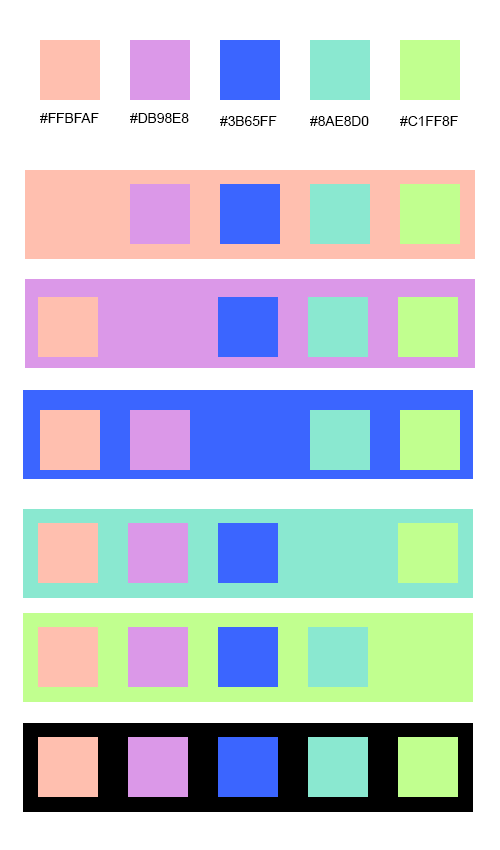
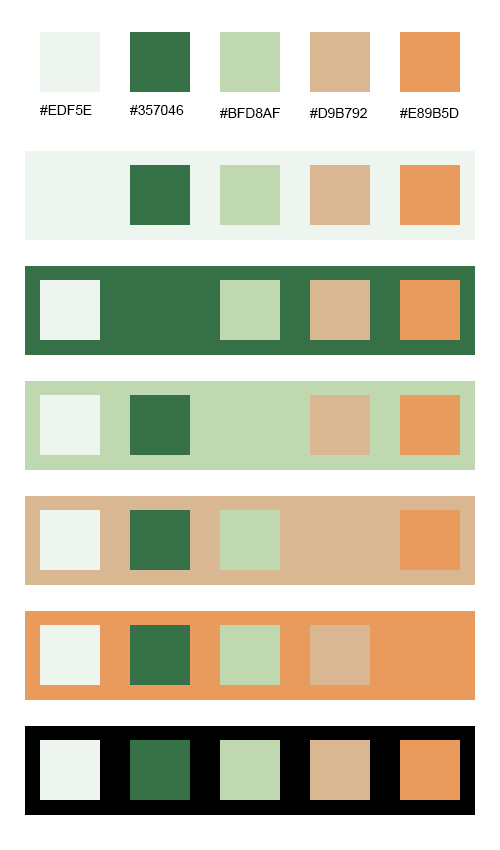
Before/after of a 500 × 850 layered artwork. What changed in the layer stack:
added group "Group 1" with 53 layers above "Background" over 25, 32, 475, 815
added group "Row 1 copy 6" with 6 layers in group "Group 1" over 25, 726, 475, 815
removed layer "Background 2" from group "Row 2" over 25, 170, 475, 259
removed group "Row 3" (6 layers) over 25, 279, 475, 368
added layer "Background" (1st of 7, in "Group 1" › "Row 1 copy 6") in group "Row 1 copy 6" over 25, 726, 475, 815
added group "Row 1 copy 5" with 6 layers in group "Group 1" over 25, 611, 475, 700
removed layer "Background 3" from group "Row 3" over 25, 279, 475, 368
removed group "Row 4" (6 layers) over 23, 390, 473, 479
added layer "Background" (2nd of 7, in "Group 1" › "Row 1 copy 5") in group "Row 1 copy 5" over 25, 611, 475, 700
added group "Row 1 copy 4" with 6 layers in group "Group 1" over 25, 496, 475, 585
removed layer "Background4" from group "Row 4" over 23, 390, 473, 479
removed group "Row 5" (6 layers) over 23, 509, 473, 598
added layer "Background" (3rd of 7, in "Group 1" › "Row 1 copy 4") in group "Row 1 copy 4" over 25, 496, 475, 585
added group "Row 1 copy 3" with 6 layers in group "Group 1" over 25, 381, 475, 470
removed layer "Background 5" from group "Row 5" over 23, 509, 473, 598
removed group "Row 6" (6 layers) over 23, 613, 473, 702
added layer "Background" (4th of 7, in "Group 1" › "Row 1 copy 3") in group "Row 1 copy 3" over 25, 381, 475, 470
added group "Row 1 copy 2" with 6 layers in group "Group 1" over 25, 266, 475, 355
removed layer "Background6" from group "Row 6" over 23, 613, 473, 702
removed group "Row 7" (6 layers) over 23, 723, 473, 812
added layer "Background" (5th of 7, in "Group 1" › "Row 1 copy 2") in group "Row 1 copy 2" over 25, 266, 475, 355
added group "Row 1 copy" with 6 layers in group "Group 1" over 25, 151, 475, 240
removed layer "Background 7" from group "Row 7" over 23, 723, 473, 812
…and 43 more changes (1 added, 40 painted, 1 removed, 5 renamed, 31 stack)
